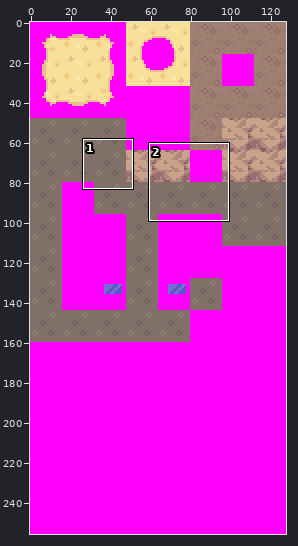
Two states of a sprite sheet, tiles/outdoor_oreburgh/bottom.png. Above, an overview of the earlier version with the close-up marked.
Close-up. As it was:
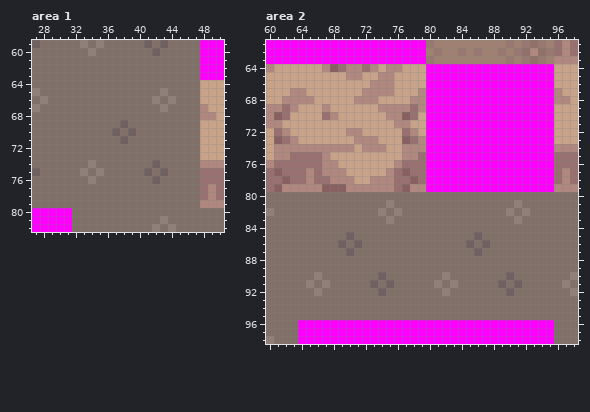
The file is 128x256 pixels. Shown: area 1: x 27..50, y 59..82; area 2: x 60..98, y 61..98. The commit also changed other parts of the picture, which this record leaves out.
After the commit:
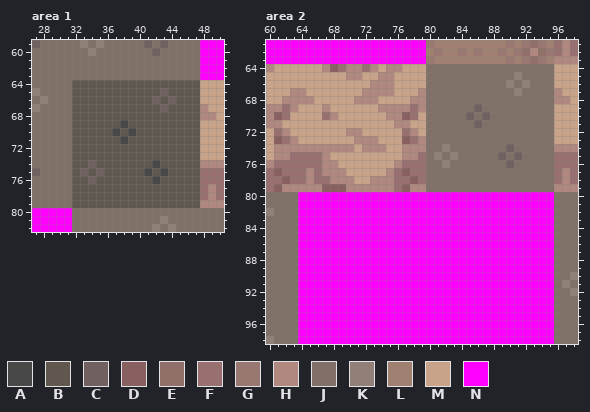
Palette (. is transparent): A #484848  B #60574f  C #706060  D #886060  E #907068  F #987070  G #987870  H #b08880  J #807068  K #908078  L #a08070  M #c9a28a  N #ff00ff
Edits made:
Area 1:
Colour C gives way to colour A in row 69 at x 38; in row 70 at x 37 and 39; in row 71 at x 38; in row 74 at x 42; in row 75 at x 41 and 43; in row 76 at x 42.
Colour J gives way to colour B in row 64 at x 32 to 47; in row 65 at x 32 to 42 and 44 to 47; in row 66 at x 32 to 41, 43 and 45 to 47; in row 67 at x 32 to 42 and 44 to 47; in row 68 at x 32 to 47; in row 69 at x 32 to 37 and 39 to 47.
Colour J gives way to colour B in row 70 at x 32 to 36, 38 and 40 to 47; in row 71 at x 32 to 37 and 39 to 47; in rows 72 to 73 at x 32 to 47; in row 74 at x 32 to 33, 35 to 41 and 43 to 47; in row 75 at x 32, 34, 36 to 40, 42 and 44 to 47; in row 76 at x 32 to 33, 35 to 41 and 43 to 47.
Colour J gives way to colour B in rows 77 to 79 at x 32 to 47.
Colour K gives way to colour C in row 65 at x 43; in row 66 at x 42 and 44; in row 67 at x 43; in row 74 at x 34; in row 75 at x 33 and 35; in row 76 at x 34.
Area 2:
Colour N gives way to colour C in row 69 at x 86; in row 70 at x 85 and 87; in row 71 at x 86; in row 74 at x 90; in row 75 at x 89 and 91; in row 76 at x 90.
Colour N gives way to colour J in row 64 at x 80 to 95; in row 65 at x 80 to 90 and 92 to 95; in row 66 at x 80 to 89, 91 and 93 to 95; in row 67 at x 80 to 90 and 92 to 95; in row 68 at x 80 to 95; in row 69 at x 80 to 85 and 87 to 95.
Colour N gives way to colour J in row 70 at x 80 to 84, 86 and 88 to 95; in row 71 at x 80 to 85 and 87 to 95; in rows 72 to 73 at x 80 to 95; in row 74 at x 80 to 81, 83 to 89 and 91 to 95; in row 75 at x 80, 82, 84 to 88, 90 and 92 to 95; in row 76 at x 80 to 81, 83 to 89 and 91 to 95.
Colour N gives way to colour J in rows 77 to 79 at x 80 to 95.
Colour N gives way to colour K in row 65 at x 91; in row 66 at x 90 and 92; in row 67 at x 91; in row 74 at x 82; in row 75 at x 81 and 83; in row 76 at x 82.
Colour C gives way to colour N in row 85 at x 70 and 86; in row 86 at x 69, 71, 85 and 87; in row 87 at x 70 and 86; in row 90 at x 74 and 90; in row 91 at x 73, 75, 89 and 91; in row 92 at x 74 and 90.
Colour J gives way to colour N in row 80 at x 64 to 95; in row 81 at x 64 to 74, 76 to 90 and 92 to 95; in row 82 at x 64 to 73, 75, 77 to 89, 91 and 93 to 95; in row 83 at x 64 to 74, 76 to 90 and 92 to 95; in row 84 at x 64 to 95; in row 85 at x 64 to 69, 71 to 85 and 87 to 95.
Colour J gives way to colour N in row 86 at x 64 to 68, 70, 72 to 84, 86 and 88 to 95; in row 87 at x 64 to 69, 71 to 85 and 87 to 95; in rows 88 to 89 at x 64 to 95; in row 90 at x 64 to 65, 67 to 73, 75 to 81, 83 to 89 and 91 to 95; in row 91 at x 64, 66, 68 to 72, 74, 76 to 80, 82, 84 to 88, 90 and 92 to 95; in row 92 at x 64 to 65, 67 to 73, 75 to 81, 83 to 89 and 91 to 95.
Colour J gives way to colour N in rows 93 to 95 at x 64 to 95.
Colour K gives way to colour N in row 81 at x 75 and 91; in row 82 at x 74, 76, 90 and 92; in row 83 at x 75 and 91; in row 90 at x 66 and 82; in row 91 at x 65, 67, 81 and 83; in row 92 at x 66 and 82.
Where, in picture pixels (left, top, right, bottom), the same in both close-ups:
changed: (72, 80, 200, 208)
changed: (298, 64, 554, 320)
